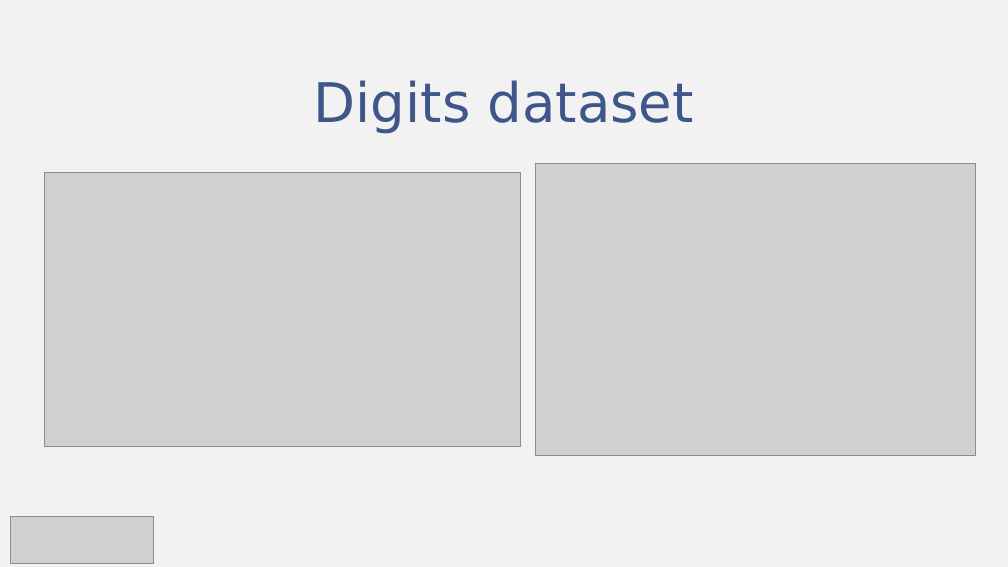
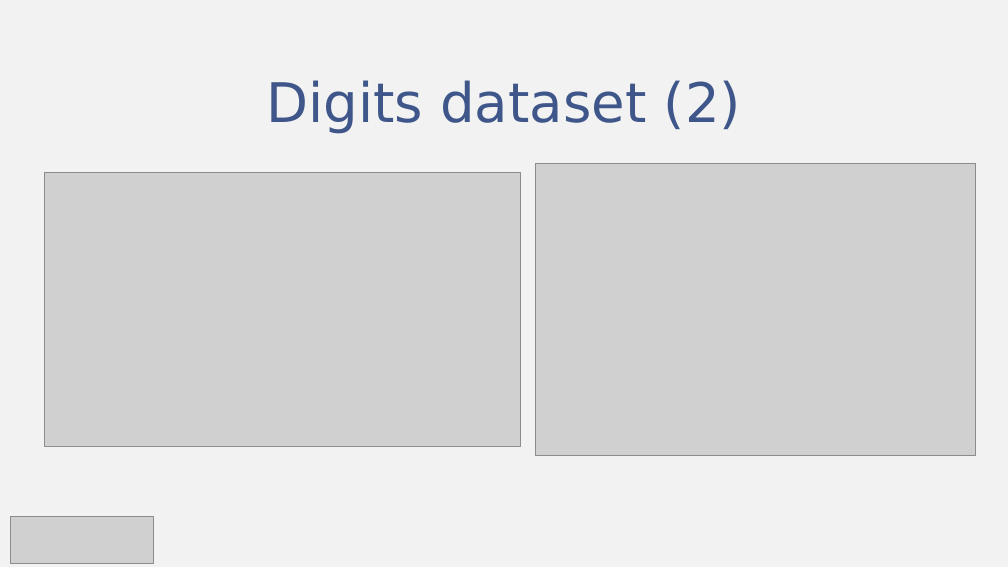
Before and after one commit to fratorgano/dimensionality-reduction, a slide deck: slide 17 of lle/LLE.pptx. Drawn at 1008x567 pixels with LibreOffice and Linux fonts; fonts in the diff are those of the drawing; grey boxes stand for pictures. Boxes give left, top, right and bottom in pixels: in the first picture for what was removed or moved away, otherwise in the second. Text is boxed around its words. In the diff, an @@ line names an element or a change of style, - is before the commit and + after.

```diff
--- a/lle/LLE.pptx
+++ b/lle/LLE.pptx
@@ title at (266, 80, 741, 133): text changed @@
-Digits dataset
+Digits dataset (2)
```
Also in this commit, not shown: 2 other slides changed, 1 other file.
